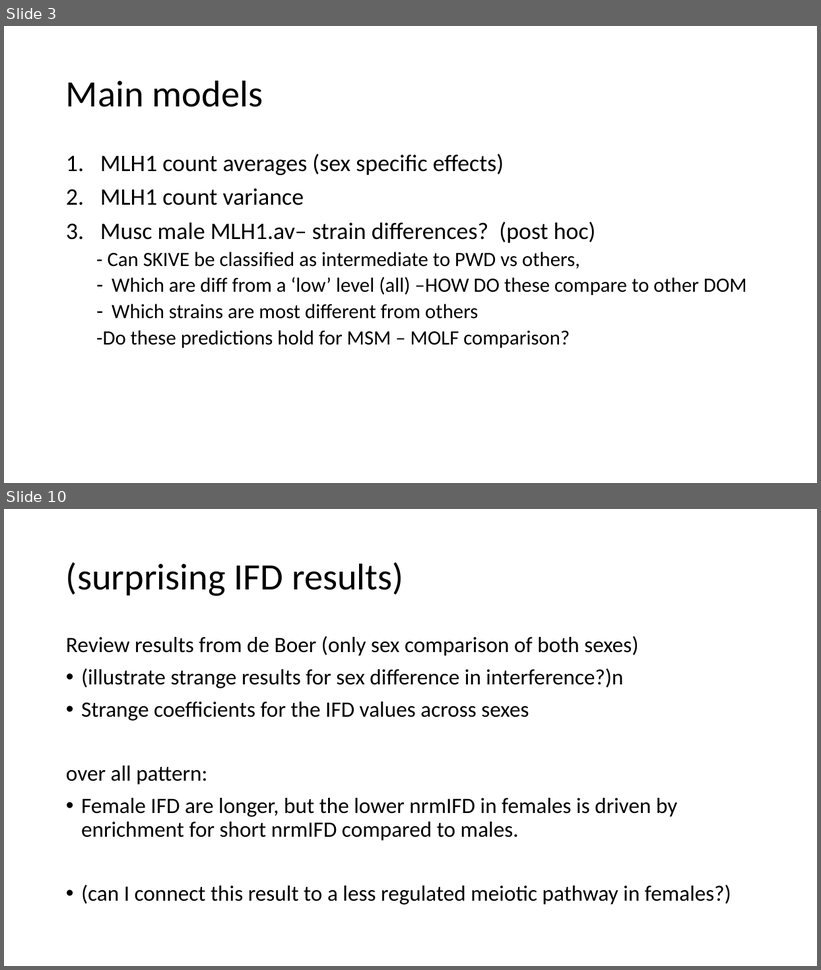
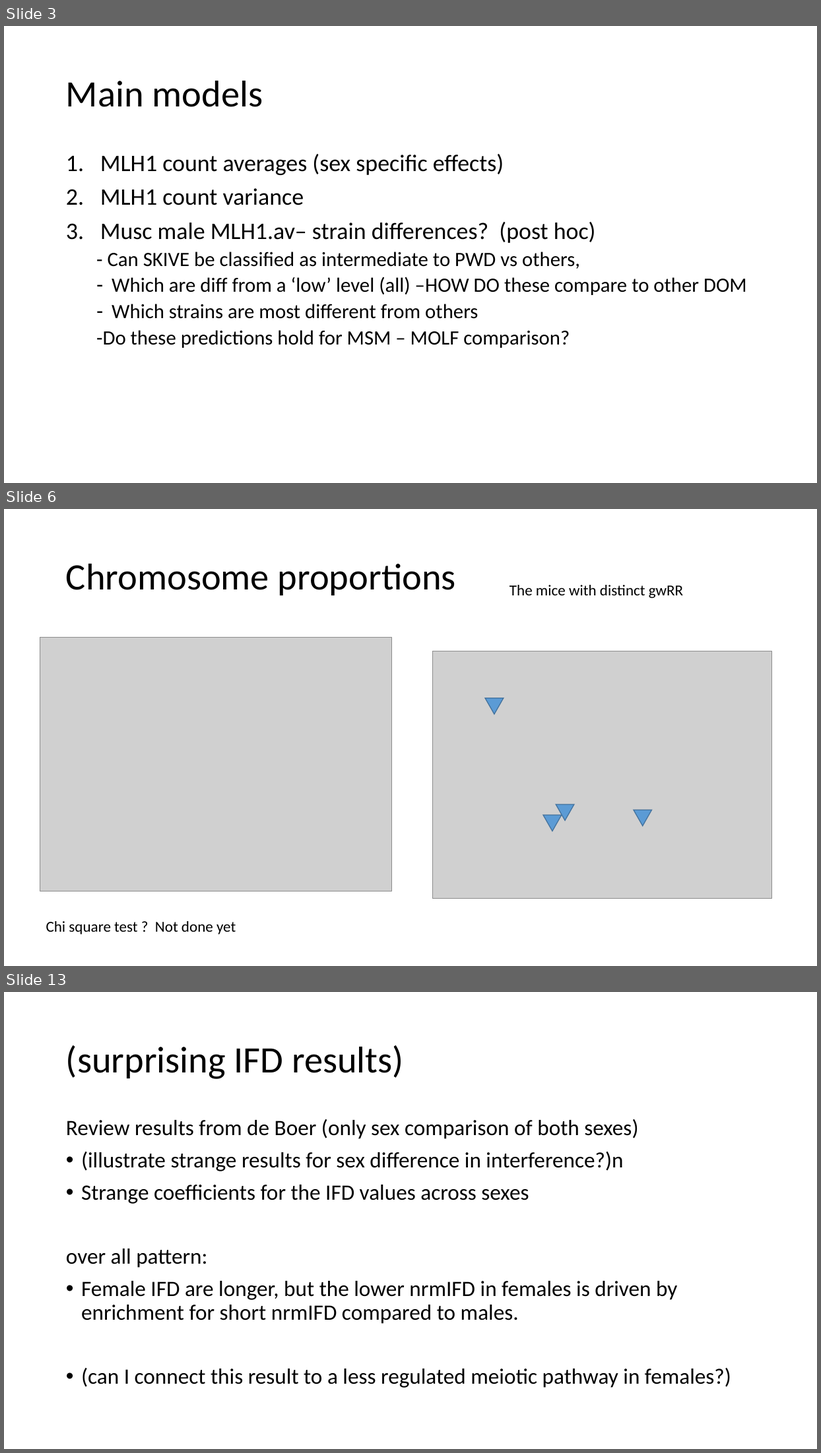
Before and after one commit to petersoapes/MLH1repo, a slide deck: AP_labMeeting_2.12.20.pptx. Shown one above the other, each under a label of ours: slides 3 and 10 before the commit, slides 3, 6 and 13 after it; the slides between them are not shown. The pictures are 821x970 and 821x1453 pixels, drawn with LibreOffice and Linux fonts; fonts in the diff are those of the drawing; grey boxes stand for pictures. Boxes give left, top, right and bottom in pixels: in the first picture for what was removed or moved away, otherwise in the second. Text is boxed around its words. In the diff, an @@ line names an element or a change of style, - is before the commit and + after.

```diff
--- a/AP_labMeeting_2.12.20.pptx
+++ b/AP_labMeeting_2.12.20.pptx
@@ slide 6 added at [4, 509, 817, 966], background #FFFFFF @@
@@ title added at [66, 563, 456, 595], 44 pt, text #000000 @@
+Chromosome proportions
@@ text added at [510, 585, 683, 598], 18 pt, text #000000 @@
+The mice with distinct gwRR
@@ picture added at [40, 638, 392, 891] @@
@@ picture added at [433, 651, 772, 899] @@
@@ triangle added at [485, 698, 504, 714], fill #5B9BD5, outline #43739E 1 pt @@
@@ triangle added at [556, 805, 574, 821], fill #5B9BD5, outline #43739E 1 pt @@
@@ triangle added at [543, 815, 562, 831], fill #5B9BD5, outline #43739E 1 pt @@
@@ triangle added at [634, 811, 652, 826], fill #5B9BD5, outline #43739E 1 pt @@
@@ text added at [46, 921, 236, 935], 18 pt, text #000000 @@
+Chi square test ? Not done yet
@@ what was slide 10 is now slide 13 @@
```
Also in this commit, not shown: 4 slides changed, 5 other slides added, 3 slides removed.
